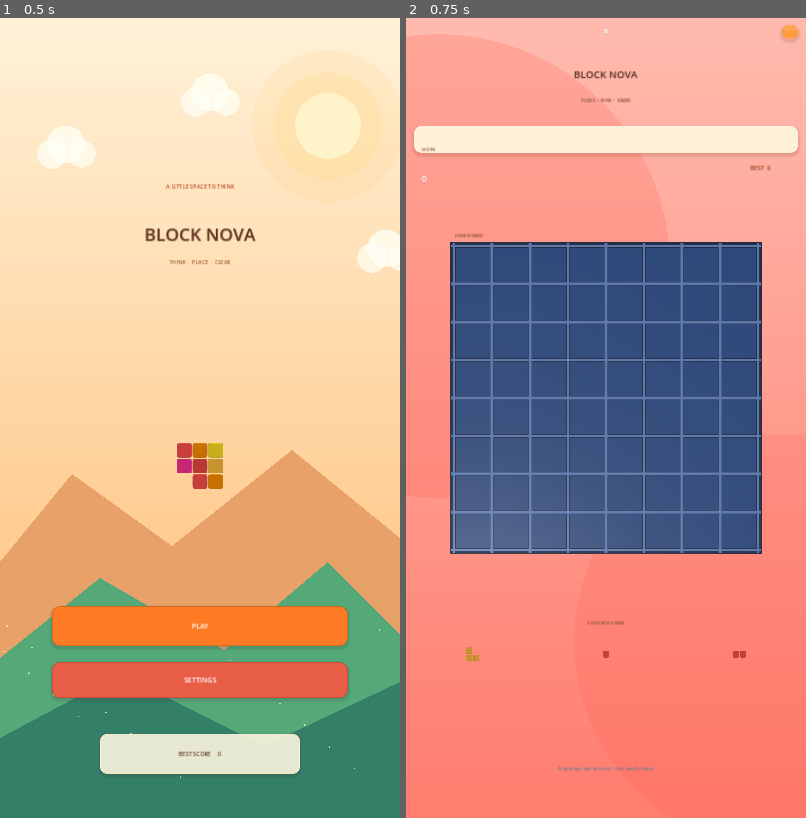
Above: before the commit, frames 1-2 (left to right).
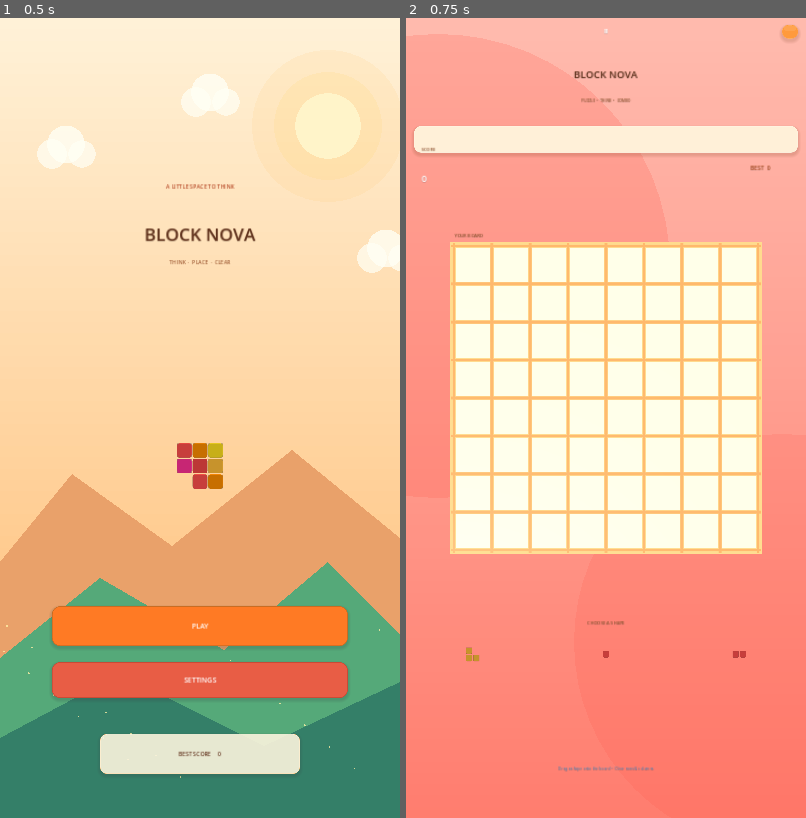
Above: after the commit, the same moments.

Repository: mahdialloui01-art/BlockNova
Game: Godot game, scene res://scenes/main.tscn
The game is run twice, just before and just after one commit, with the same random seed, the same clock (stepped at 60 frames per second) and the same inputs.
Inputs:
- Up to frame 1 (0.5 s): no input
- Up to frame 2 (0.75 s): click "PLAY" at 0.5 s

Frame 1 is identical in both runs. In frame 2, 30% of the frame differs, in the area x 11-89%, y 28-67%.

Commit message:
Use warm bright materials for 3D puzzle board

Diff:
--- a/scripts/main_2_5d.gd
+++ b/scripts/main_2_5d.gd
@@ -305,17 +305,17 @@
     board_node.name = "OnePieceRecessed3DBoard"
     board_node.mesh = mesh
     var base_mat := StandardMaterial3D.new()
-    base_mat.albedo_color = Color("#101A30")
+    base_mat.albedo_color = Color("#F6B66B")
     base_mat.roughness = 0.68
-    base_mat.metallic = 0.12
+    base_mat.metallic = 0.02
     var floor_mat := StandardMaterial3D.new()
-    floor_mat.albedo_color = Color("#263D60")
+    floor_mat.albedo_color = Color("#FFE2B5")
     floor_mat.roughness = 0.42
-    floor_mat.metallic = 0.08
+    floor_mat.metallic = 0.0
     var wall_mat := StandardMaterial3D.new()
-    wall_mat.albedo_color = Color("#526B91")
+    wall_mat.albedo_color = Color("#E99A52")
     wall_mat.roughness = 0.38
-    wall_mat.metallic = 0.18
+    wall_mat.metallic = 0.02
     mesh.surface_set_material(0, base_mat)
     mesh.surface_set_material(1, floor_mat)
     mesh.surface_set_material(2, wall_mat)
